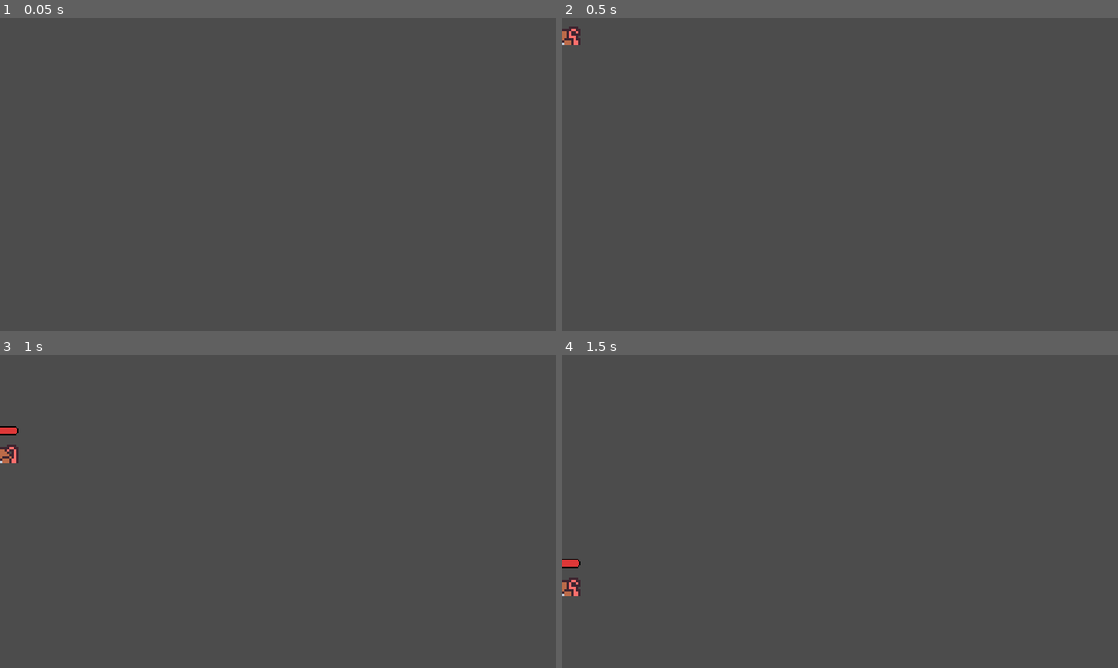
Above: before the commit, frames 1-4 (two rows, left to right).
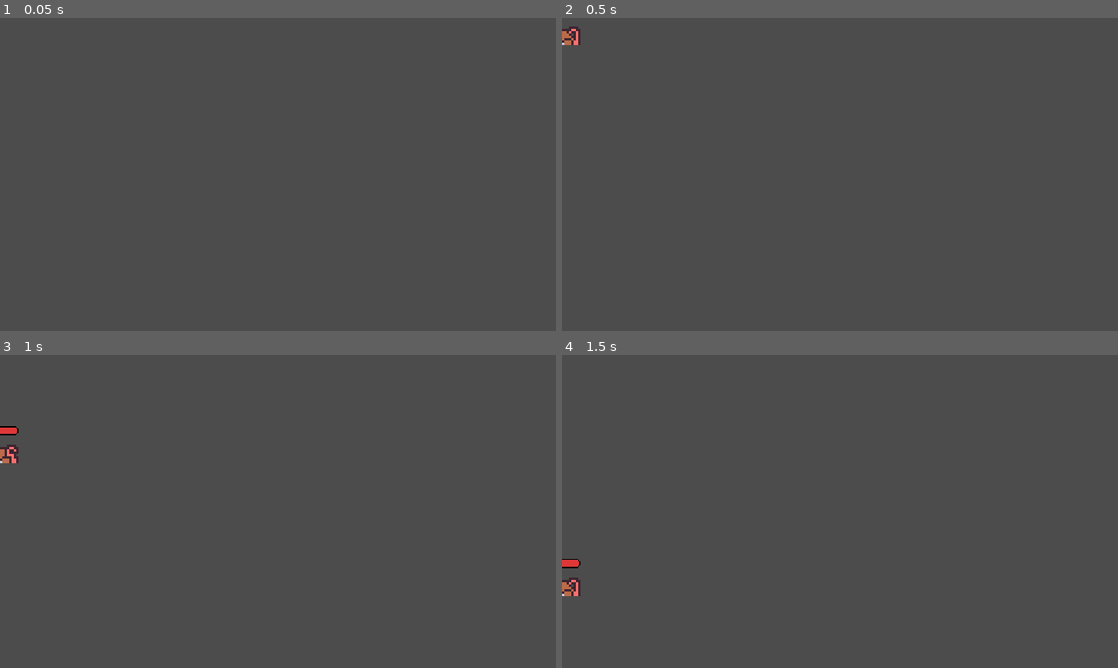
Above: after the commit, the same moments.

Repository: antronomo/RunningHalls
Game: Godot game, scene res://Enemies/Rat.tscn
Two runs of this game, one before a commit and one after it. Both use one fixed random seed, a clock stepped at 60 frames per second and the inputs below. This scene is started directly instead of the project's main scene.
Inputs:
- Up to frame 1 (0.05 s): no input
- Up to frame 2 (0.5 s): no input
- Up to frame 3 (1 s): hold Up (ui_up) from 0.53 s (still down)
- Up to frame 4 (1.5 s): release Up (ui_up) at 1.28 s

Frame 1 is identical in both runs. In frame 2, less than 0.1% of the frame differs, in the area x 0-4%, y 4-8%; in frame 3, less than 0.1%; in frame 4, less than 0.1%.

Commit message:
Arreglo de bugs de 0.22.1 : Cambio de generación de oleadas 2 He arreglado los siguientes bugs porqué los descubrí al testear el juego después del commit anterior.
·Las estadísticas de los enemigos suben conforme las oleadas avanza, antes las oleadas solo se actualizaba al llegar al game over, haciendo que esto fuera completamente nulo.
-en Enemy.gd he separado líneas dentro de la función _ready para meterlo en otra función y llamarlo cuando el enemigo se hace jefe, así la barra de vida se actualizaba correctamente.
-en EnemiStats.gd he creado dos funciones, una para ajustar las estadísticas nada mas entrar a escena y otra para cuando son jefes.
-Para que sea mas simple, he creado otra variable en GLOBALS.gd solo para las wave, así puede ser llamado desde cualquier nodo.

Diff:
--- a/Enemies/Rat.tscn
+++ b/Enemies/Rat.tscn
@@ -50,6 +50,7 @@
 position = Vector2( 0, -4 )
 frames = SubResource( 5 )
 animation = "Brown"
+frame = 1
 playing = true
 
 [node name="CollisionShape2D" type="CollisionShape2D" parent="."]
--- a/Scripts/Enemy.gd
+++ b/Scripts/Enemy.gd
@@ -12,6 +12,7 @@
 
 var stats : Dictionary
 var im_boss : bool = false
+# var current_wave : int
 
 
 var dict_status : Dictionary = {
@@ -25,7 +26,10 @@
 func _ready() -> void:
 	mode = 2
 	connect("died", get_node("../"), "end_wave")
+	set_up_health_bar()
 
+
+func set_up_health_bar() -> void:
 	stats = $CoreComponent.get_stats()
 	if health_bar:
 		health_bar.max_value = stats.life
@@ -44,7 +48,7 @@
 
 func boss_mode() -> void:
 	if !im_boss:
-		print(my_name + " is comming big")
+		# print(my_name + " is comming big")
 		# scale = Vector2(2,2)  # Funciona pero solo dura un frame?
 		anim_sprite.position = Vector2(8, -16)
 		anim_sprite.scale = Vector2(2, 2)
@@ -52,20 +56,16 @@
 		health_bar.rect_scale = Vector2(2, 2)
 		core_compo.boss_buff()
 		im_boss = true
-	else:
-		print(my_name + " is already a boss")
 
-
-# # Esto es para pruebas, debería ser eliminado antes del commit
-# func _input(event) -> void:
-# 	if event.is_action_pressed("ui_up"):
-# 		print("escalando")
-# 		boss_mode()
-# #-------------------------------------------------------------
+		set_up_health_bar()
 
 
 # Esta función se usa en los escrips heredados de este
 func update_status(status : String, value : bool) -> void: pass
+
+
+# func set_wave(new_wave : int) -> void:
+# 	current_wave = new_wave
 
 
 func hecking_die() -> void:
--- a/Scripts/EnemySpawner.gd
+++ b/Scripts/EnemySpawner.gd
@@ -49,13 +49,14 @@
 		for i2 in wave_list[i1].size():
 			var next_enemy : RigidBody2D = wave_list[i1][i2].instance()
 			yield(get_tree().create_timer(randf() * 0.75 + 0.25), "timeout")
+			# next_enemy.set_wave(le_wave)
 			add_child(next_enemy)
 
 			if i1 == 4 or i1 == 6:
-				print("boss time")
+				# print("boss time")
 				next_enemy.boss_mode()
 
-			print(str(i1))
+			# print(str(i1))
 
 		# print("waiting")
 		yield(self, "wave_ended")
--- a/Scripts/EnemyStats.gd
+++ b/Scripts/EnemyStats.gd
@@ -1,31 +1,40 @@
 extends CoreComponent
 
 
-onready var current_wave : int = Globals.current_game.game_info.wave
+var wave_multiplier : float = 0.01
+var boss_multiplier : float = 2.0
+var current_wave : int = 0
 
 
 func _ready() -> void:
-	max_life += max_life * (current_wave * 0.01)
-	attack += attack * (current_wave * 0.01)
-	defense += defense * (current_wave * 0.01)
-	# critical_cahnce += critical_cahnce * (current_wave * 0.01)
-	# critical_damage += critical_damage * (current_wave * 0.01)
+	current_wave = Globals.saved_wave
+	# print(str(current_wave))
 
-	print_stats()
+	wave_buff()
 
 
 func print_stats() -> void:
 	print(get_stats())
 
 
-func boss_buff() -> void :
-	max_life += max_life * 1.5
-	attack += attack * 1.5
-	defense += defense * 1.5
-	# critical_cahnce += critical_cahnce * 1.5
-	# critical_damage += critical_damage * 1.5
+func wave_buff() -> void:
+	set_max_hp(max_life + max_life * (current_wave * wave_multiplier))
+	attack += attack * (current_wave * wave_multiplier)
+	defense += defense * (current_wave * wave_multiplier)
+	# critical_cahnce += critical_cahnce * (current_wave * 0.01)
+	# critical_damage += critical_damage * (current_wave * 0.01)
 
-	print_stats()
+	# print_stats()
+
+
+func boss_buff() -> void:
+	set_max_hp(max_life * boss_multiplier)
+	attack *= boss_multiplier
+	defense *= boss_multiplier
+	# critical_cahnce *= boss_multiplier
+	# critical_damage *= boss_multiplier
+
+	# print_stats()
 
 
 """
--- a/Scripts/Level0.gd
+++ b/Scripts/Level0.gd
@@ -1,7 +1,7 @@
 extends Node2D
 
 
-onready var physic_ground = $PhysicGround
+onready var physic_ground : StaticBody2D = $PhysicGround
 onready var setterparallaxGround : ParallaxBackground = $SetterParallaxBackground
 onready var finishing : bool = false
 onready var enemy_spawner : Position2D = $EnemySpawner
@@ -89,6 +89,7 @@
 func _on_EnemySpawner_wave_ended() -> void:
 	saved_gold = current_gold
 	current_wave = enemy_spawner.get_wave()
+	set_propetys()
 
 	# print("next wave: " + str(current_wave))
 
--- a/Scripts/Rat.gd
+++ b/Scripts/Rat.gd
@@ -16,5 +16,5 @@
 		health_bar.rect_scale = Vector2(2, 2)
 		core_compo.boss_buff()
 		im_boss = true
-	else:
-		print(my_name + " is already a boss")
+
+		set_up_health_bar()
Not shown, changed: Ideas/Tareas.txt
